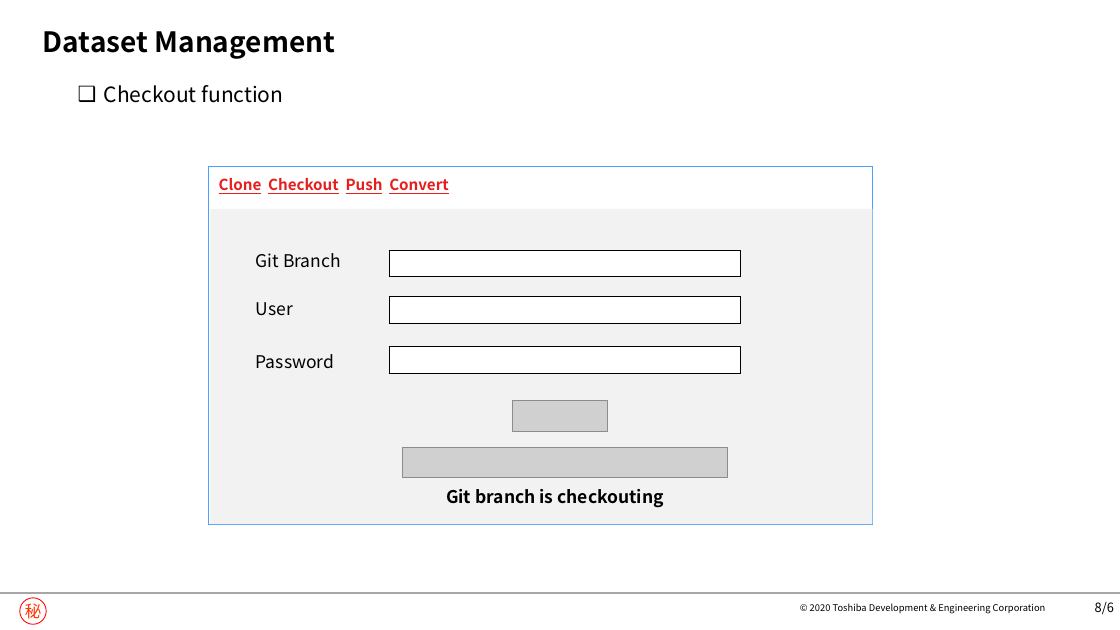
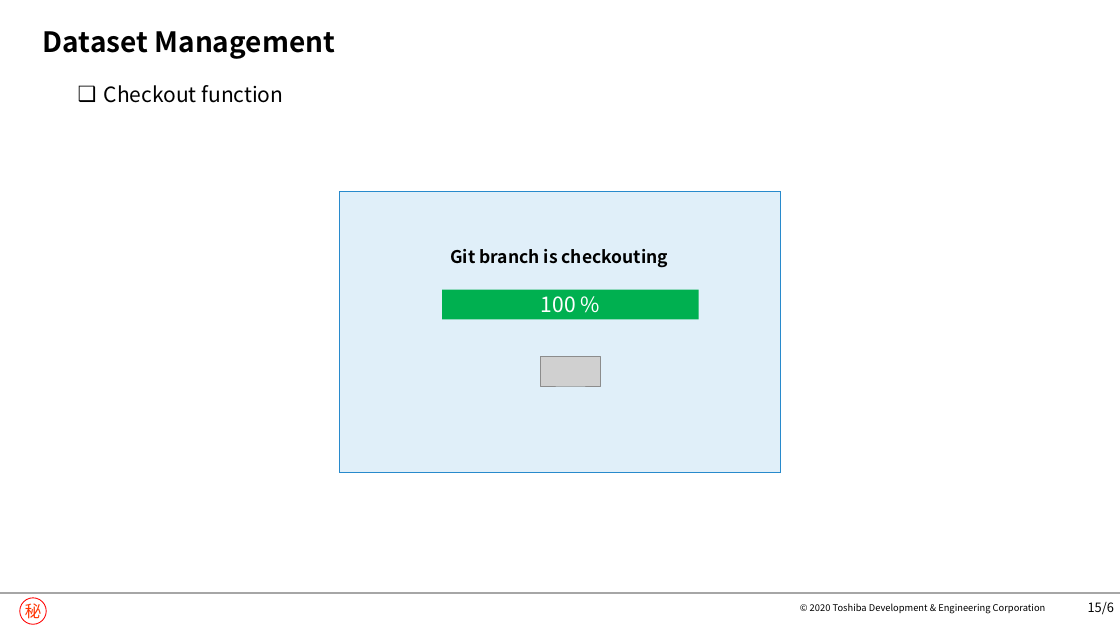
Before and after one commit to nguyenngocninh/LFS, a slide deck: slide 16 of GuiAIPlatformDesign.pptx (slide 9 before the commit). Drawn at 1120x630 pixels with LibreOffice and Linux fonts; fonts in the diff are those of the drawing; grey boxes stand for pictures; background and template pictures are left out. Boxes give left, top, right and bottom in pixels: in the first picture for what was removed or moved away, otherwise in the second. Text is boxed around its words. In the diff, an @@ line names an element or a change of style, - is before the commit and + after.

```diff
--- a/GuiAIPlatformDesign.pptx
+++ b/GuiAIPlatformDesign.pptx
@@ text removed at <box>219,178,448,194</box> @@
-Clone Checkout Push Convert
@@ rectangle removed at <box>210,209,872,524</box> @@
@@ rectangle: place and size @@
-rectangle at <box>208,166,873,524</box>
+rectangle at <box>339,192,781,473</box>
@@ rectangle at <box>339,192,781,473</box>: fill #FFFFFF to #E0EFF9; outline #4BA1FF 1 pt to #288ACC 1 pt @@
@@ text removed at <box>256,253,341,268</box> @@
-Git Branch
@@ rectangle removed at <box>390,250,740,276</box> @@
@@ text "Git branch is checkouting": place and size @@
-text "Git branch is checkouting" at <box>446,489,664,508</box>
+text "Git branch is checkouting" at <box>450,249,668,268</box>
@@ rectangle removed at <box>390,297,740,323</box> @@
@@ rectangle added at <box>442,290,698,319</box>, fill #00B050, 18 pt, text #FFFFFF @@
+100 %
@@ text removed at <box>256,302,293,316</box> @@
-User
@@ text removed at <box>256,354,334,368</box> @@
-Password
@@ rectangle removed at <box>390,346,740,373</box> @@
@@ picture added at <box>540,356,601,386</box> @@
@@ picture removed at <box>513,400,607,431</box> @@
@@ picture removed at <box>403,448,728,477</box> @@
@@ page number at <box>1088,602,1114,615</box>: text changed @@
-8/6
+15/6
```
Also in this commit, not shown: 11 other slides changed, 18 slides added, 2 slides removed.
